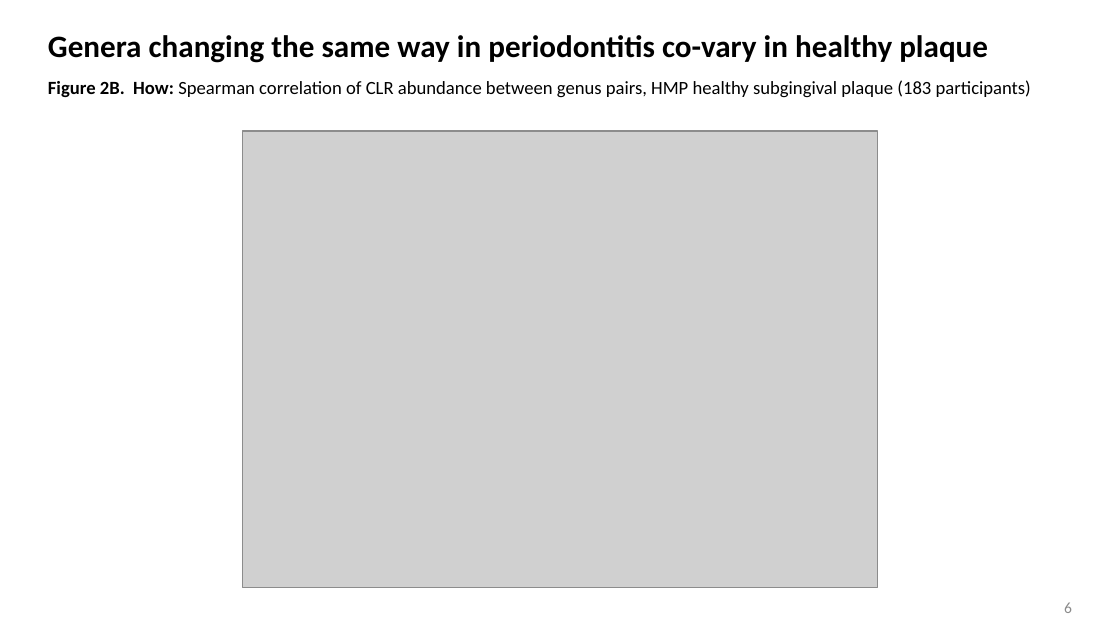
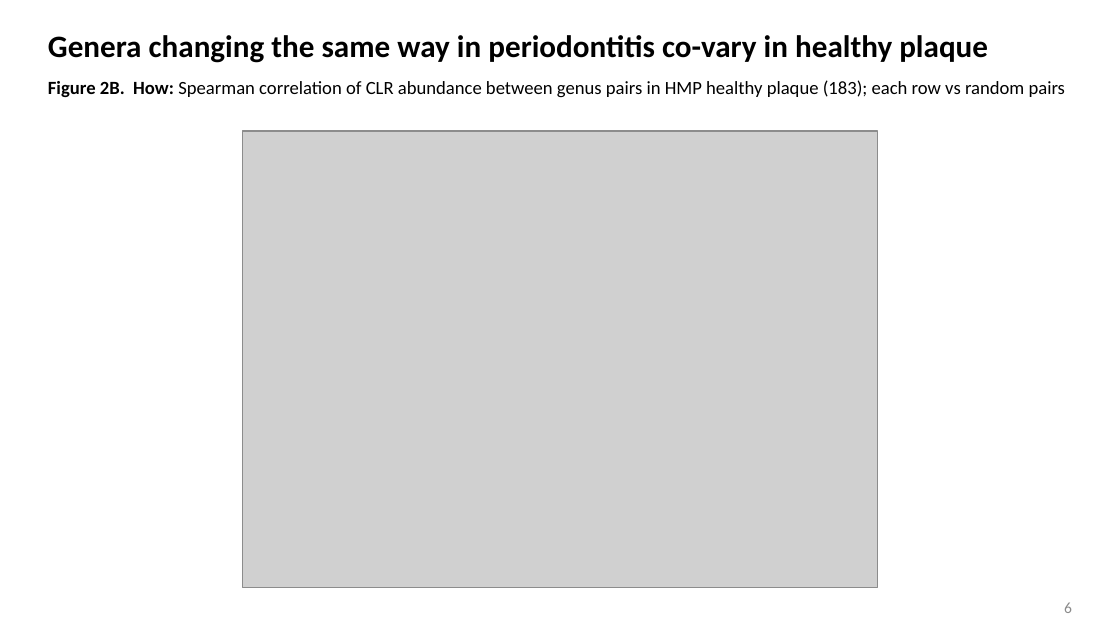
Before and after one commit to ccb-hms/perio-bugs, a slide deck: slide 6 of reports/metadata_options/periosigdb_figures.pptx. Drawn at 1120x630 pixels with LibreOffice and Linux fonts; fonts in the diff are those of the drawing; grey boxes stand for pictures. Boxes give left, top, right and bottom in pixels: in the first picture for what was removed or moved away, otherwise in the second. Text is boxed around its words. In the diff, an @@ line names an element or a change of style, - is before the commit and + after.

```diff
--- a/reports/metadata_options/periosigdb_figures.pptx
+++ b/reports/metadata_options/periosigdb_figures.pptx
@@ text at <box>48,80,1065,97</box>: text changed @@
-Figure 2B. How: Spearman correlation of CLR abundance between genus pairs, HMP healthy subgingival plaque (183 participants)
+Figure 2B. How: Spearman correlation of CLR abundance between genus pairs in HMP healthy plaque (183); each row vs random pairs
```
Also in this commit, not shown: 12 other slides changed, 16 other files.
